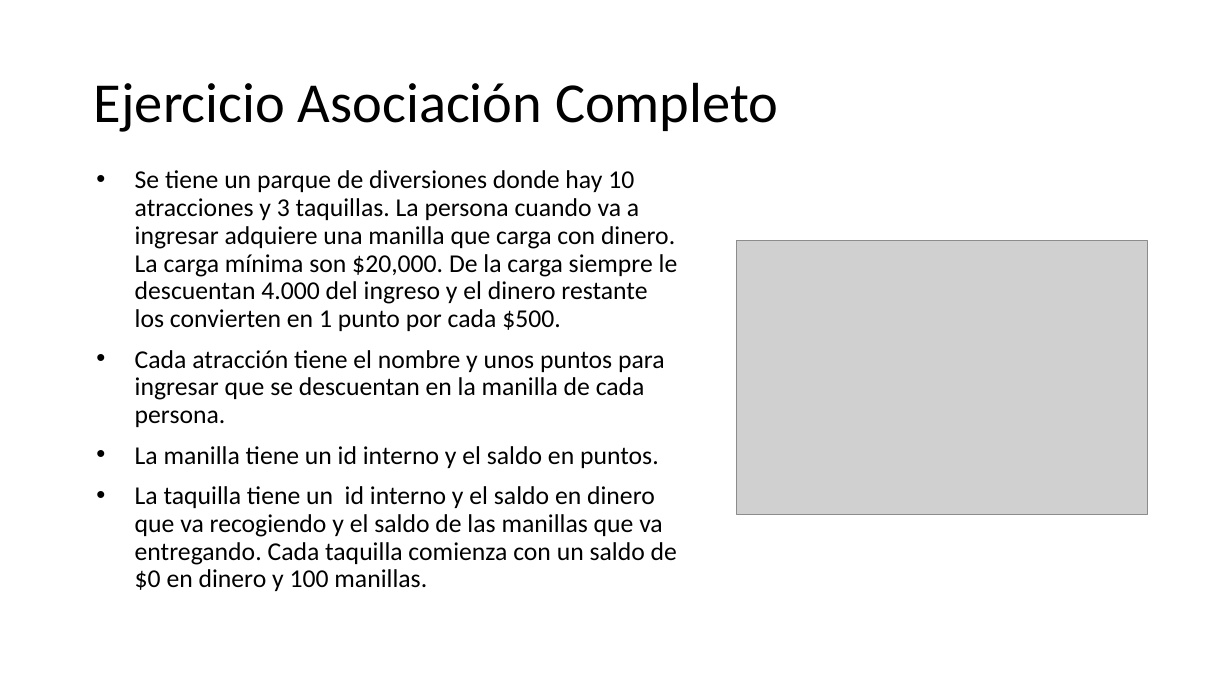
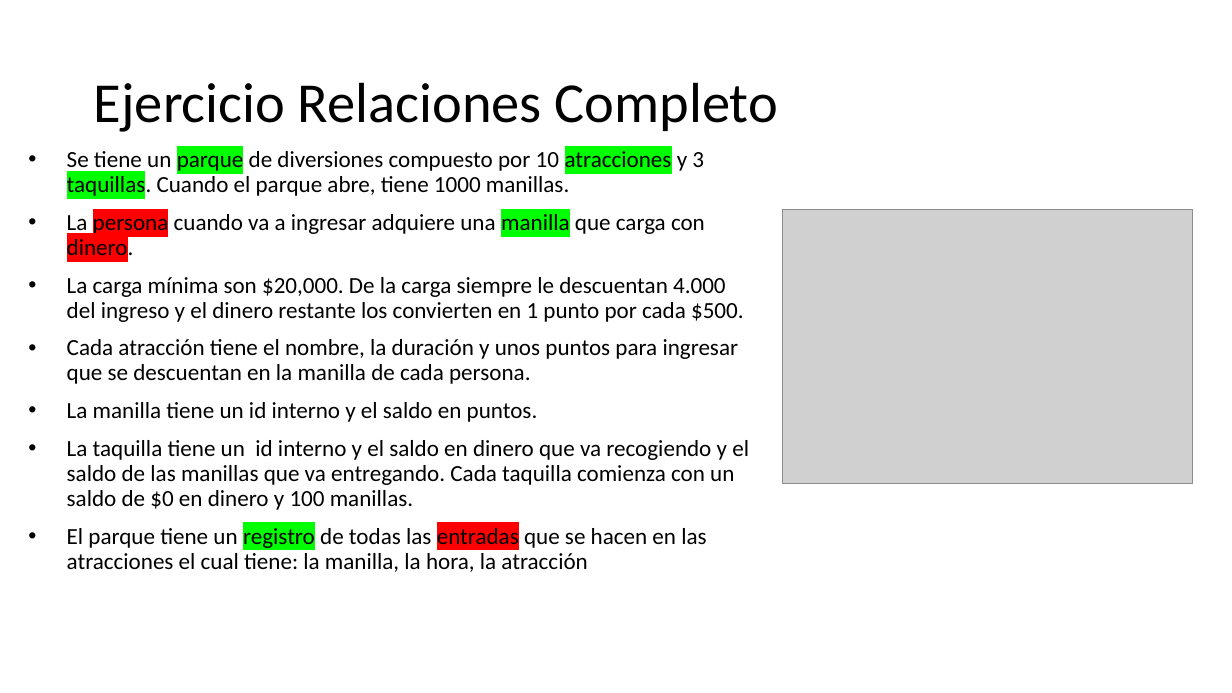
Before and after one commit to CesarLopez-Profe/Paradigmas_de_Programacion, a slide deck: slide 10 of Slides/POO/4 Relaciones entre clases.pptx (slide 9 before the commit). Drawn at 1232x693 pixels with LibreOffice and Linux fonts; fonts in the diff are those of the drawing; grey boxes stand for pictures; background and template pictures are left out. Boxes give left, top, right and bottom in pixels: in the first picture for what was removed or moved away, otherwise in the second. Text is boxed around its words. In the diff, an @@ line names an element or a change of style, - is before the commit and + after.

Commit message:
Proyecto Parque 1a parte

```diff
--- a/Slides/POO/4 Relaciones entre clases.pptx
+++ b/Slides/POO/4 Relaciones entre clases.pptx
@@ title at [94, 82, 778, 132]: text changed @@
-Ejercicio Asociación Completo
+Ejercicio Relaciones Completo
@@ text "Se tiene un parque de ...": place and size @@
-text "Se tiene un parque de ..." at [135, 170, 678, 591]
+text "Se tiene un parque de ..." at [67, 148, 749, 572]
@@ text at [67, 148, 744, 384]: text changed; size 20 to 18 pt @@
-• Se tiene un parque de diversiones donde hay 10 atracciones y 3 taquillas. La persona cuando va a ingresar adquiere una manilla que carga con dinero. La carga mínima son $20,000. De la carga siempre le descuentan 4.000 del ingreso y el dinero restante los convierten en 1 punto por cada $500.
-• Cada atracción tiene el nombre y unos puntos para ingresar que se descuentan en la manilla de cada persona.
+• Se tiene un parque de diversiones compuesto por 10 atracciones y 3 taquillas. Cuando el parque abre, tiene 1000 manillas.
+• La persona cuando va a ingresar adquiere una manilla que carga con dinero.
+• La carga mínima son $20,000. De la carga siempre le descuentan 4.000 del ingreso y el dinero restante los convierten en 1 punto por cada $500.
+• Cada atracción tiene el nombre, la duración y unos puntos para ingresar que se descuentan en la manilla de cada persona.
@@ picture: place and size @@
-picture at [737, 240, 1147, 514]
+picture at [783, 210, 1193, 483]
@@ text at [67, 402, 749, 510]: size 20 to 18 pt in "La manilla tiene un id interno y ...", "La taquilla tiene un id interno y ..." @@
@@ text at [67, 528, 706, 572]: paragraph added @@
+• El parque tiene un registro de todas las entradas que se hacen en las atracciones el cual tiene: la manilla, la hora, la atracción
```
Also in this commit, not shown: 2 slides removed, 24 other files.
